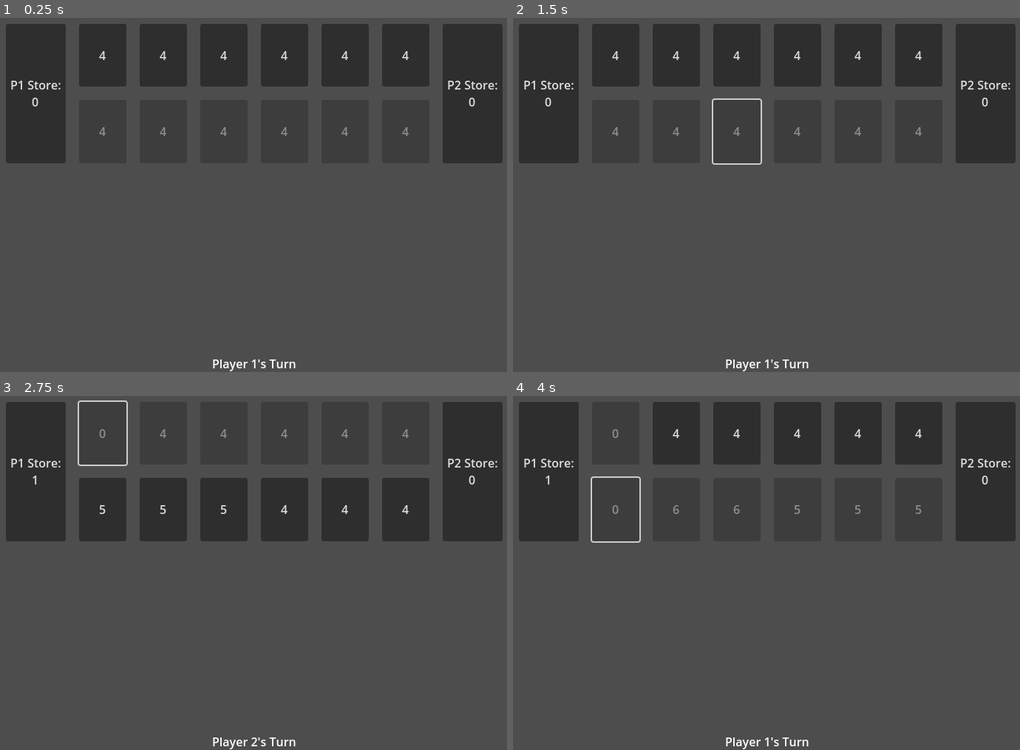
Above: before the commit, frames 1-4 (two rows, left to right).
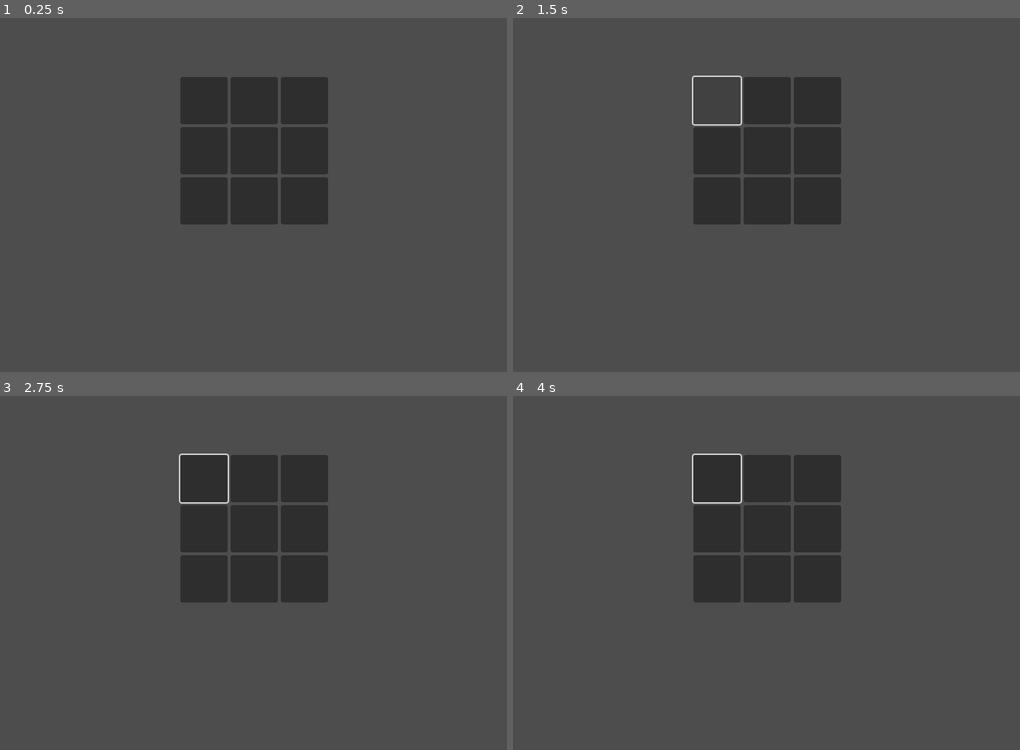
Above: after the commit, the same moments.

Repository: BrnLng/godot-bg-2511
Game: Godot game, scene res://scenes/main.tscn
Two runs of this game, one before a commit and one after it. Both use one fixed random seed, a clock stepped at 60 frames per second and the inputs below.
Inputs (mouse positions are in pixels of both pictures, inside the frame that each line leads up to):
- Up to frame 1 (0.25 s): no input
- Up to frame 2 (1.5 s): click (548, 92) at 0.5 s, where only the run before the commit has a clickable "P1 Store: 0"; click (715, 99) at 1.27 s
- Up to frame 3 (2.75 s): click (101, 434) at 2 s, where only the run before the commit has a clickable "4"
- Up to frame 4 (4 s): click (548, 470) at 2.75 s, where only the run before the commit has a clickable "P1 Store: 1"; click (614, 509) at 3.5 s, where only the run before the commit has a clickable "5"

The runs differ from the first frame. In frame 1, 26% of the frame differs, in the area x 1-100%, y 1-100%; in frame 2, 26%; in frame 3, 24%; in frame 4, 25%.

Commit message:
refactored common funcs to game_base.gd -- but now bug

Diff:
--- a/base_managers/game_base.gd
+++ b/base_managers/game_base.gd
@@ -1,26 +1,39 @@
 class_name GameBase
 extends Node2D
 
-enum Player { NONE, PLAYER_1, PLAYER_2 }
+enum PlayerRef { NONE, PLAYER_1, PLAYER_2 }
 # enum PlayerPresence { NONE, PLAYER }
-var current_player: Player  #PlayerPresence
+var current_player: PlayerRef  #PlayerPresence
 # var players_types: Vector2  # x = Human players, y = Computer
 # var players: Array[int]
 # var player_queue: Array[int]
 # var scoreboard: Dictionary
 # signal game_ended(winner, score)
+var is_game_over: bool = false
+
 
 
 func _ready() -> void:
-	TurnManager.turn_passed.connect(_on_turn_passed)
+	# randomize()
+	initialize_base_game()
 
 
-func get_current_player() -> Player:  # PlayerPresence:
+func initialize_base_game() -> void:
+	TurnManager.turn_passed.connect(_on_turn_passed)
+	reset_game()
+
+
+func reset_game() -> void:
+	current_player = PlayerRef.PLAYER_1
+	is_game_over = false
+
+
+func get_current_player() -> PlayerRef:  # PlayerPresence:
 	return current_player
 
 
 func player_count() -> int:
-	return Player.size() -1
+	return PlayerRef.size() -1
 	# return players.size()
 
 
@@ -30,6 +43,10 @@
 	return false
 
 
+func pass_turn() -> void:
+	TurnManager.pass_next()
+
+
 func _on_turn_passed() -> void:
 	# if player_queue:
 		# player_queue.append(current_player)
@@ -37,7 +54,11 @@
 	# else:
 	# current_player = (current_player + 1) % player_count()
 	# current_player = PlayerPresence.PLAYER_2 if current_player == PlayerPresence.PLAYER_1 else PlayerPresence.PLAYER_1
-	current_player = Player.PLAYER_2 if current_player == Player.PLAYER_1 else Player.PLAYER_1
+	switch_player()
+
+
+func switch_player() -> void:
+	current_player = PlayerRef.PLAYER_2 if current_player == PlayerRef.PLAYER_1 else PlayerRef.PLAYER_1
 
 
 # func collect_player_choice(player_id, choice):
--- a/games/mancala.gd
+++ b/games/mancala.gd
@@ -12,19 +12,11 @@
 const P2STORE = 6
 const P1STORE = 13
 var pit_tiles: Array[TileComponent] = []
-var game_over: bool = false
 
 
 func _ready():
-	initialize_game()
 	setup_buttons()
 	update_display()
-
-
-func initialize_game():
-	TurnManager.turn_passed.connect(_on_turn_passed)
-	current_player = Player.PLAYER_1
-	game_over = false
 
 
 func setup_buttons():
@@ -55,21 +47,21 @@
 
 
 func _on_pit_clicked(pit_index: int):
-	if game_over or not is_valid_move(pit_index):
+	if is_game_over or not is_valid_move(pit_index):
 		return
 
 	make_move(pit_index)
 	update_display()
 
-	if check_game_over():
+	if check_empty_pit_row():
 		end_game()
 
 
 func is_valid_move(pit_index: int) -> bool:
 	# Check if it's the current player's pit and has seeds
-	if current_player == Player.PLAYER_2:
+	if current_player == PlayerRef.PLAYER_2:
 		return pit_index >= 0 and pit_index <= 5 and seeds_count[pit_index] > 0
-	else:
+	else:  # PlayerRef.PLAYER_1:
 		return pit_index >= 7 and pit_index <= 12 and seeds_count[pit_index] > 0
 
 
@@ -84,8 +76,8 @@
 		current_pit = (current_pit + 1) % 14
 
 		# Skip opponent's store
-		if (current_player == Player.PLAYER_1 and current_pit == P2STORE) or \
-		   (current_player == Player.PLAYER_2 and current_pit == P1STORE):
+		if (current_player == PlayerRef.PLAYER_1 and current_pit == P2STORE) or \
+		   (current_player == PlayerRef.PLAYER_2 and current_pit == P1STORE):
 			continue
 
 		seeds_count[current_pit] += 1
@@ -95,9 +87,9 @@
 	check_capture(current_pit)
 
 	# Check if last seed landed in own store (extra turn)
-	var own_store = P1STORE if current_player == Player.PLAYER_1 else P2STORE
+	var own_store = P1STORE if current_player == PlayerRef.PLAYER_1 else P2STORE
 	if current_pit != own_store:
-		TurnManager.pass_next()
+		pass_turn()
 
 
 func check_capture(last_pit: int):
@@ -106,9 +98,9 @@
 		return
 
 	var own_store: int
-	if current_player == Player.PLAYER_2 and last_pit >= 0 and last_pit <= 5:
+	if current_player == PlayerRef.PLAYER_2 and last_pit >= 0 and last_pit <= 5:
 		own_store = P2STORE
-	elif current_player == Player.PLAYER_1 and last_pit >= 7 and last_pit <= 12:
+	elif current_player == PlayerRef.PLAYER_1 and last_pit >= 7 and last_pit <= 12:
 		own_store = P1STORE
 	else:
 		return
@@ -121,11 +113,7 @@
 		seeds_count[opposite_pit] = 0
 
 
-func _on_turn_passed() -> void:  # switch_player():
-	current_player = Player.PLAYER_2 if current_player == Player.PLAYER_1 else Player.PLAYER_1
-
-
-func check_game_over() -> bool:
+func check_empty_pit_row() -> bool:
 	var player1_empty = true
 	var player2_empty = true
 
@@ -145,7 +133,7 @@
 
 
 func end_game():
-	game_over = true
+	is_game_over = true
 
 	# Move remaining seeds to respective stores
 	for i in range(6):
@@ -175,23 +163,23 @@
 	# Player 2 pits (0-5)
 	for i in range(6):
 		pit_tiles[i].text = str(seeds_count[i])
-		pit_tiles[i].disabled = game_over or current_player != Player.PLAYER_2 or seeds_count[i] == 0
+		pit_tiles[i].disabled = is_game_over or current_player != PlayerRef.PLAYER_2 or seeds_count[i] == 0
 
 	# Player 1 pits (7-12)
 	for i in range(7, 13):
 		pit_tiles[i].text = str(seeds_count[i])
-		pit_tiles[i].disabled = game_over or current_player != Player.PLAYER_1 or seeds_count[i] == 0
+		pit_tiles[i].disabled = is_game_over or current_player != PlayerRef.PLAYER_1 or seeds_count[i] == 0
 
 	# Update stores
 	player1_pit_store.text = "P1 Store:\n" + str(seeds_count[P1STORE])
 	player2_pit_store.text = "P2 Store:\n" + str(seeds_count[P2STORE])
 
 	# Update status
-	if not game_over:
-		var player_name = "Player 1" if current_player == Player.PLAYER_1 else "Player 2"
+	if not is_game_over:
+		var player_name = "Player 1" if current_player == PlayerRef.PLAYER_1 else "Player 2"
 		status_label.text = player_name + "'s Turn"
 
 
 func _on_restart_pressed():
-	initialize_game()
+	reset_game()
 	update_display()
--- a/games/ttt.gd
+++ b/games/ttt.gd
@@ -8,11 +8,9 @@
 
 
 func _ready():
-	setup_game()
+	setup_grid()
 
-func setup_game():
-	TurnManager.turn_passed.connect(_on_turn_passed)
-	current_player = Player.PLAYER_1
+func setup_grid():
 	grid_container.columns = grid_size
 	for i in range(grid_size * grid_size):
 		var tile = TileComponent.new()
@@ -23,17 +21,17 @@
 		grid_container.add_child(tile)
 
 func _on_tile_clicked(index: int):
-	if game_over or tiles[index].player_owner != Player.NONE \
+	if is_game_over or tiles[index].player_owner != PlayerRef.NONE \
 		or index < 0 or index >= len(tiles):
 		print("Invalid move")
 		return
 
 	tiles[index].set_player_owner(current_player)
 	match tiles[index].player_owner:
-		GameBase.Player.PLAYER_1:
+		PlayerRef.PLAYER_1:
 			tiles[index].text = "x"
 			tiles[index].disabled = true
-		GameBase.Player.PLAYER_2:
+		PlayerRef.PLAYER_2:
 			tiles[index].text = "o"
 			tiles[index].disabled = true
 
@@ -48,6 +46,10 @@
 		TurnManager.pass_next()
 
 func check_winner() -> bool:
+	if grid_size != 3:
+		print("Invalid grid size")  # TODO: Handle this by making winning_combinations dynamic
+		return false
+
 	var winning_combinations = [
 		[0, 1, 2], [3, 4, 5], [6, 7, 8],  # Rows
 		[0, 3, 6], [1, 4, 7], [2, 5, 8],  # Columns
@@ -56,7 +58,7 @@
 
 	for combo in winning_combinations:
 		var first_state = tiles[combo[0]].player_owner
-		if first_state != Player.NONE and \
+		if first_state != PlayerRef.NONE and \
 		   first_state == tiles[combo[1]].player_owner and \
 		   first_state == tiles[combo[2]].player_owner:
 			return true
@@ -65,21 +67,20 @@
 
 func is_board_full() -> bool:
 	for tile in tiles:
-		if tile.player_owner == Player.NONE:
+		if tile.player_owner == PlayerRef.NONE:
 			return false
 	return true
 
 func _on_turn_passed() -> void:
-	current_player = Player.PLAYER_2 if current_player == Player.PLAYER_1 else Player.PLAYER_1
+	current_player = PlayerRef.PLAYER_2 if current_player == PlayerRef.PLAYER_1 else PlayerRef.PLAYER_1
 
 func disable_all_tiles():
 	for tile in tiles:
-		if tile.player_owner == Player.NONE:
-			tile.disabled = true
+		# if tile.player_owner == PlayerRef.NONE:
+		tile.disabled = true
 
 func reset_game():
-	game_over = false
-	current_player = Player.PLAYER_1
+	super.reset_game()
 
 	for tile in tiles:
 		tile.reset()
--- a/scenes/components/base_component.gd
+++ b/scenes/components/base_component.gd
@@ -1,7 +1,7 @@
 class_name BaseComponent
 extends Button
 
-var player_owner := GameBase.Player.NONE : set=set_player_owner, get=get_player_owner
+var player_owner := GameBase.PlayerRef.NONE : set=set_player_owner, get=get_player_owner
 var region_index: int = -1 : set=set_region_index, get=get_region_index
 
 signal is_clicked(index: int)
@@ -18,11 +18,11 @@
 	is_clicked.emit(region_index)
 
 
-func set_player_owner(new_owner: GameBase.Player) -> void:
+func set_player_owner(new_owner: GameBase.PlayerRef) -> void:
 	player_owner = new_owner
 
 
-func get_player_owner() -> GameBase.Player:
+func get_player_owner() -> GameBase.PlayerRef:
 	return player_owner
 
 
@@ -35,6 +35,6 @@
 
 
 func reset():
-	set_player_owner(GameBase.Player.NONE)
+	set_player_owner(GameBase.PlayerRef.NONE)
 	disabled = false
 	text = ""
--- a/scenes/main.tscn
+++ b/scenes/main.tscn
@@ -1,9 +1,9 @@
 [gd_scene load_steps=3 format=3 uid="uid://yq803y5kqwgm"]
 
 [ext_resource type="Script" uid="uid://cgonuhnyh8bpo" path="res://scenes/main.gd" id="1_o5qli"]
-[ext_resource type="PackedScene" uid="uid://c15gpin4ksnge" path="res://games/mancala.tscn" id="2_0wfyh"]
+[ext_resource type="PackedScene" uid="uid://djjglnqt4cjl5" path="res://games/tic_tac_toe.tscn" id="2_0wfyh"]
 
 [node name="Main" type="Node2D"]
 script = ExtResource("1_o5qli")
 
-[node name="G-Mancala" parent="." instance=ExtResource("2_0wfyh")]
+[node name="G-TTT" parent="." instance=ExtResource("2_0wfyh")]
